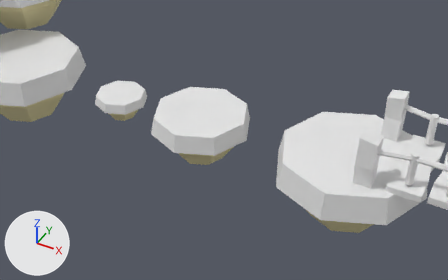
A saved change to the Blender file project.blend.
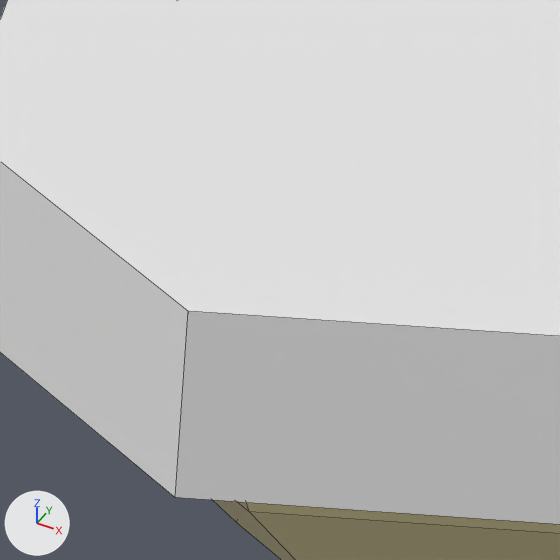
Old and new are each drawn from a 50 mm lens placed at (14.65, -16.85, 13.31), pointed at (5.76, -0.85, 0.02) and again close up on the part from 35% to 47% of the width and 38% to 57% of the height. The lights are fixed; the arrows at lower left show +X, +Y and +Z. The close-ups show mesh edges as thin lines.

The first close-up shows 'PlatformMedium'.
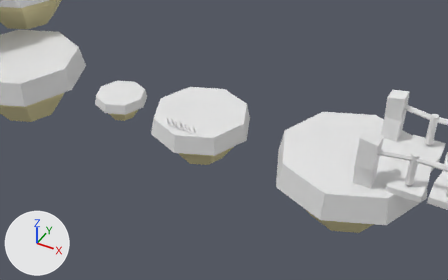
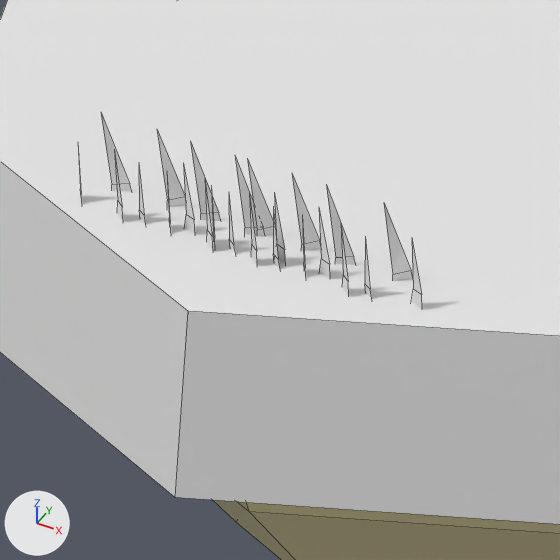
Location of each change, (x1, y1, x2, y2) in pixels of the close-ups (560 x 560 px):
'Plane.003', added
    after: (365, 204, 422, 309)
'Plane.015', added
    after: (273, 174, 330, 279)
'Plane.017', added
    after: (139, 130, 195, 234)
'Plane.005', added
    after: (229, 159, 286, 265)
'Plane.001', added
    after: (302, 185, 356, 296)
'Plane.004', added
    after: (167, 143, 221, 251)
'Plane.016', added
    after: (78, 113, 132, 221)
'Plane.014', added
    after: (211, 157, 257, 265)

The change in detail:
Mesh me_plane_017 is new.
It has 18 vertices, 6 faces and spans x -3.15..2.18, y -1.43..1.44, z 0.0..0.26.
It uses material mat_grama (white #e7e7e7).
Object 'Plane.017' (ob_plane_017) is new; it shows me_plane_017.
Its location is (3.88, -1.465, 0.369).
Its rotation in degrees is (90, 6.5, 145).
Its scale is (0.0443, 0.206, 0.833).
Object 'Plane.016' (ob_plane_016) is new; it shows a copy of me_plane_017.
Its location is (3.622, -1.465, 0.369).
Its rotation in degrees is (90, 6.5, 128).
Its scale is (0.0443, 0.206, 0.833).
Object 'Plane.015' (ob_plane_015) is new; it shows a copy of me_plane_017.
Its location is (4.423, -1.465, 0.369).
Its rotation in degrees is (90, 6.5, 145).
Its scale is (0.0443, 0.206, 0.833).
Object 'Plane.014' (ob_plane_014) is new; it shows a copy of me_plane_017.
Its location is (4.166, -1.465, 0.369).
Its rotation in degrees is (90, 6.5, 128).
Its scale is (0.0443, 0.206, 0.833).
Object 'Plane.005' (ob_plane_005) is new; it shows a copy of me_plane_017.
Its location is (4.244, -1.465, 0.369).
Its rotation in degrees is (90, 6.5, 145).
Its scale is (0.0443, 0.206, 0.833).
Object 'Plane.004' (ob_plane_004) is new; it shows a copy of me_plane_017.
Its location is (3.987, -1.465, 0.369).
Its rotation in degrees is (90, 6.5, 128).
Its scale is (0.0443, 0.206, 0.833).
Object 'Plane.003' (ob_plane_003) is new; it shows a copy of me_plane_017.
Its location is (4.788, -1.465, 0.369).
Its rotation in degrees is (90, 6.5, 145).
Its scale is (0.0443, 0.206, 0.833).
Object 'Plane.001' (ob_plane_001) is new; it shows a copy of me_plane_017.
Its location is (4.53, -1.465, 0.369).
Its rotation in degrees is (90, 6.5, 128).
Its scale is (0.0443, 0.206, 0.833).
